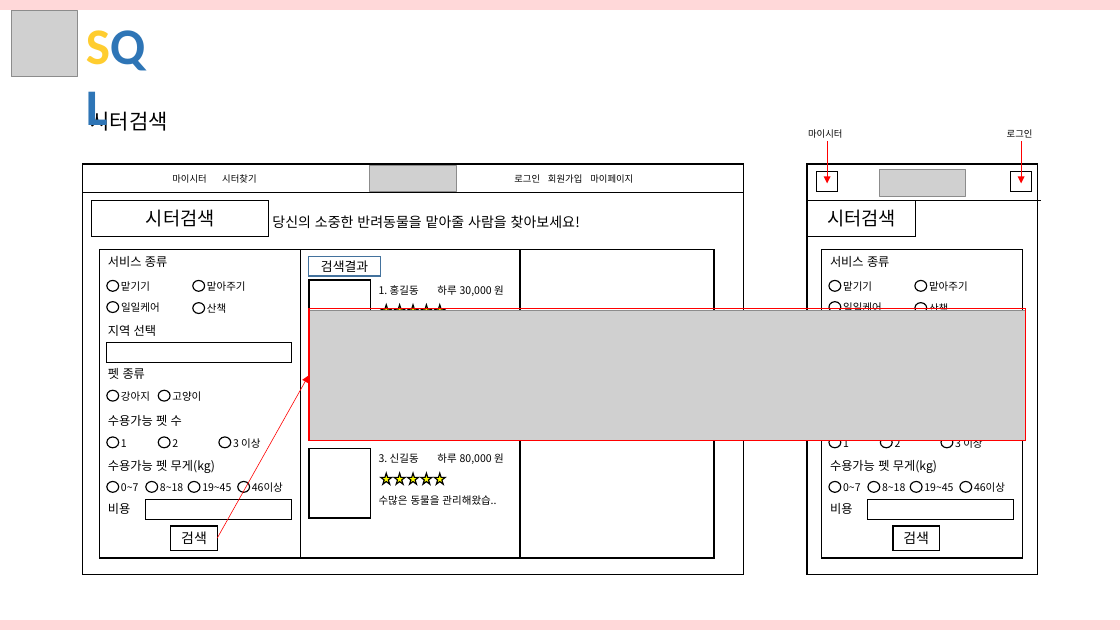
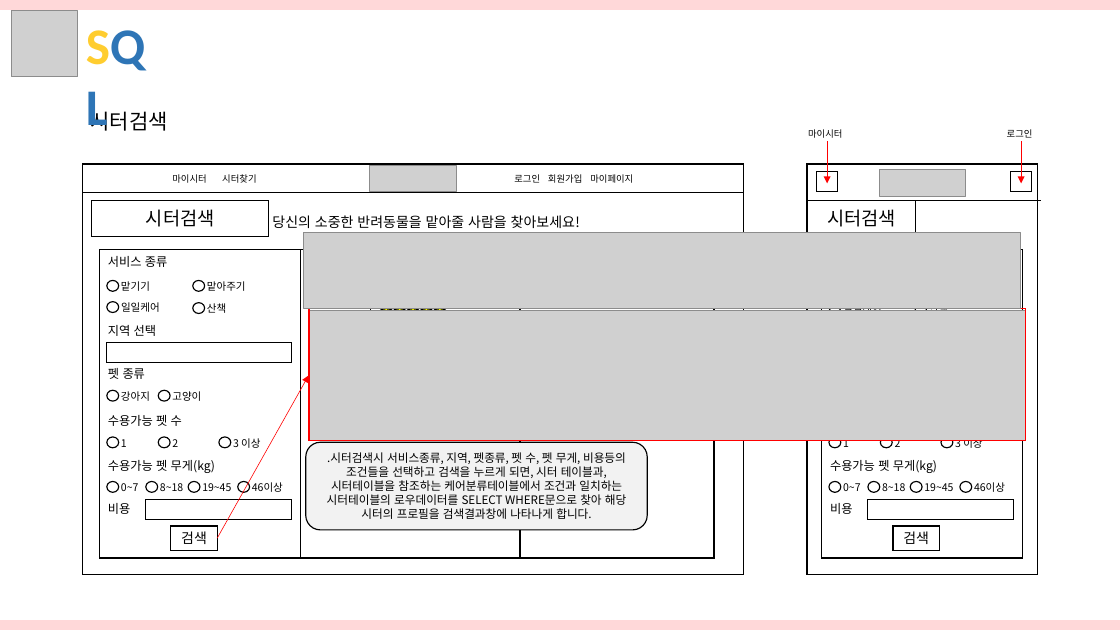
Before and after one commit to hhsw07/ezen-academy-projects, a slide deck: slide 17 of 3조 화면설계서 - SQL 통합.pptx (slide 20 before the commit). Drawn at 1120x630 pixels with LibreOffice and Linux fonts; fonts in the diff are those of the drawing; grey boxes stand for pictures. Boxes give left, top, right and bottom in pixels: in the first picture for what was removed or moved away, otherwise in the second. Text is boxed around its words. In the diff, an @@ line names an element or a change of style, - is before the commit and + after.

```diff
--- a/3조 화면설계서 - SQL 통합.pptx
+++ b/3조 화면설계서 - SQL 통합.pptx
@@ picture added at <box>304,232,1021,308</box> @@
@@ rectangle removed at <box>308,256,381,276</box> @@
-검색결과
@@ text removed at <box>830,256,889,267</box> @@
-서비스 종류
@@ text removed at <box>379,285,419,295</box> @@
-1. 홍길동
@@ text removed at <box>437,285,504,296</box> @@
-하루 30,000 원
@@ ellipse removed at <box>829,281,841,292</box> @@
@@ text removed at <box>843,281,872,291</box> @@
-맡기기
@@ ellipse removed at <box>915,281,927,292</box> @@
@@ text removed at <box>929,281,968,291</box> @@
-맡아주기
@@ rounded rectangle added at <box>306,443,647,530</box>, fill #F2F2F2, outline #000000 1 pt, 10 pt, text #000000 @@
+.시터검색시 서비스종류, 지역, 펫종류, 펫 수, 펫 무게, 비용등의 조건들을 선택하고 검색을 누르게 되면, 시터 테이블과, 시터테이블을 참조하는 케어분류테이블에서 조건과 일치하는 시터테이블의 로우데이터를 SELECT WHERE문으로 찾아 해당 시터의 프로필을 검색결과창에 나타나게 합니다.
@@ rectangle removed at <box>309,449,371,518</box> @@
@@ text removed at <box>379,453,419,463</box> @@
-3. 신길동
@@ group removed at <box>381,473,445,484</box>: 5 stars @@
@@ text removed at <box>437,453,504,464</box> @@
-하루 80,000 원
@@ text removed at <box>379,495,496,505</box> @@
-수많은 동물을 관리해왔습..
```
Also in this commit, not shown: 30 other slides changed, 2 slides added.
